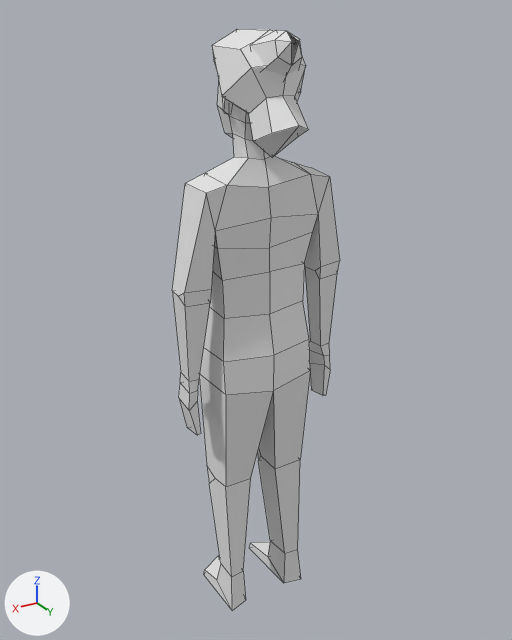
One commit to the FBX model Project Humans/Assets/polyperfect/Low Poly Ultimate Pack/M/- Meshes_M/People_M/woman-swimming-guard.fbx: the scene before it, then after it.
The view is the same before and after, from a camera (50 mm lens) standing at (1.021, 1.71, 1.878) and looking at (-0.011, -0.009, 1.019). The axes (+X, +Y, +Z) are drawn at lower left. The lights are the same throughout. Mesh edges are drawn as thin lines. Where no turn or scale is listed for an object, it has been applied to the vertices.

The first picture shows 'woman-swimming-guard'.
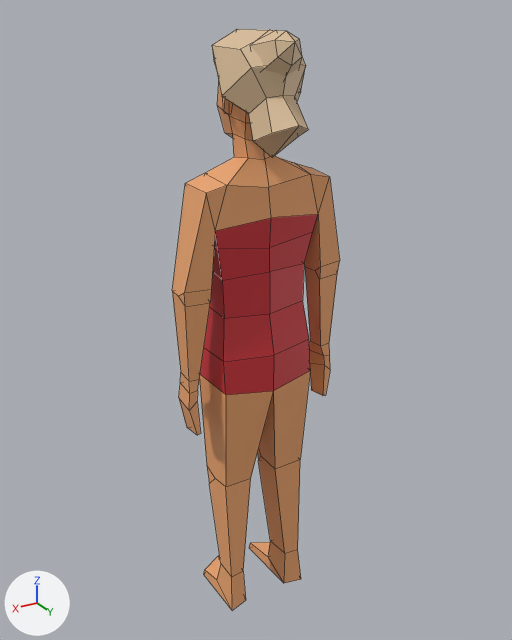
Where the newer file only moved an object's origin or applied its transform, the numbers keep the older frame.

Pixel boxes (x1, y1, x2, y2) of what changed, in the pictures (512 x 640 px; the box of a moved part takes in the faces that stretch with it):
'woman-swimming-guard', recoloured, reshaped
    both: (172, 29, 340, 610)
part 1 of me_woman_swimming_guard_001, moved or reshaped
    both: (275, 31, 302, 66)

Diff of the bpy script that builds the scene:
```diff
--- a/Project Humans/Assets/polyperfect/Low Poly Ultimate Pack/M/- Meshes_M/People_M/woman-swimming-guard.fbx.py
+++ b/Project Humans/Assets/polyperfect/Low Poly Ultimate Pack/M/- Meshes_M/People_M/woman-swimming-guard.fbx.py
@@ mat_6_skin_lightest @@
 mat_6_skin_lightest = principled_material('6 SKIN-LIGHTEST')
-mat_6_skin_lightest.base_color = (0.8, 0.8, 0.8)  # white #e7e7e7
+mat_6_skin_lightest.base_color = (0.855, 0.386, 0.162)  # orange #eea770
 mat_6_skin_lightest.roughness = 0.553
@@ mat_26_red_dark @@
 mat_26_red_dark = principled_material('26 RED-DARK')
-mat_26_red_dark.base_color = (0.8, 0.8, 0.8)  # white #e7e7e7
+mat_26_red_dark.base_color = (0.591, 0.0296, 0.0395)  # red #ca3038
 mat_26_red_dark.roughness = 0.553
@@ mat_14_brown_lightest @@
 mat_14_brown_lightest = principled_material('14 BROWN-LIGHTEST')
-mat_14_brown_lightest.base_color = (0.8, 0.8, 0.8)  # white #e7e7e7
+mat_14_brown_lightest.base_color = (0.716, 0.521, 0.323)  # beige #dcbf9a
 mat_14_brown_lightest.roughness = 0.553
@@ me_woman_swimming_guard_001 @@
 me_woman_swimming_guard_001.from_pydata(...)  # 238 vertices, 224 faces; spans x -0.26..0.26, y -0.15..0.22, z 0.01..1.84
 # used by ob_woman_swimming_guard; location = (0.0, 0.0, 0.0)
 # verts and faces of me_woman_swimming_guard_001; kept vertices keep their numbers, new ones are numbered from 238
 # before: 55 (-0.04, 0.17, 1.78) at pixel (302, 56), 56 (-0.04, 0.16, 1.82) at pixel (299, 39), 57 (-0.01, 0.19, 1.82) at pixel (298, 41), 181 (0.0, 0.15, 1.84) at pixel (286, 30), 182 (0.0, 0.18, 1.77) at pixel (291, 65)
 # before: 183 (0.04, 0.17, 1.78) at pixel (277, 57), 184 (0.04, 0.16, 1.82) at pixel (275, 39), 185 (0.01, 0.19, 1.82) at pixel (291, 41)
+# me_woman_swimming_guard_001 part 1
+delete_vertices([57, 185])  # with the faces that use them
+verts[238] = (0.0, 0.19, 1.82)  # pixel (295, 41)
+faces += [(55, 56, 238), (56, 181, 238), (55, 238, 182), (183, 238, 184), (181, 184, 238), (182, 238, 183)]  # mat_14_brown_lightest (beige #dcbf9a)
 me_woman_swimming_guard_001.materials.append(mat_6_skin_lightest)
```
